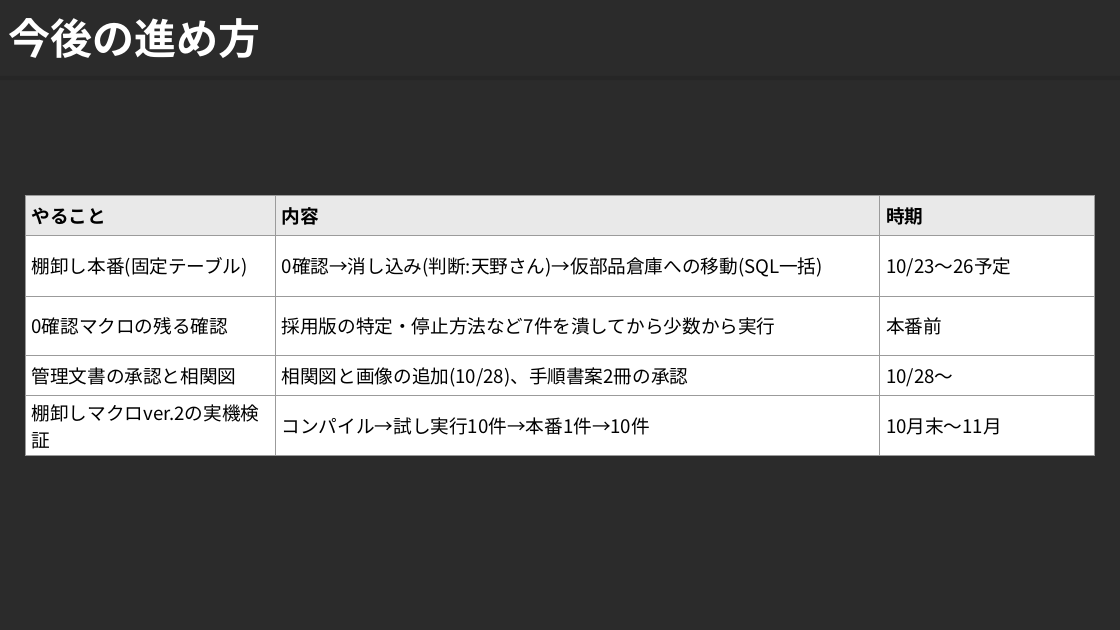
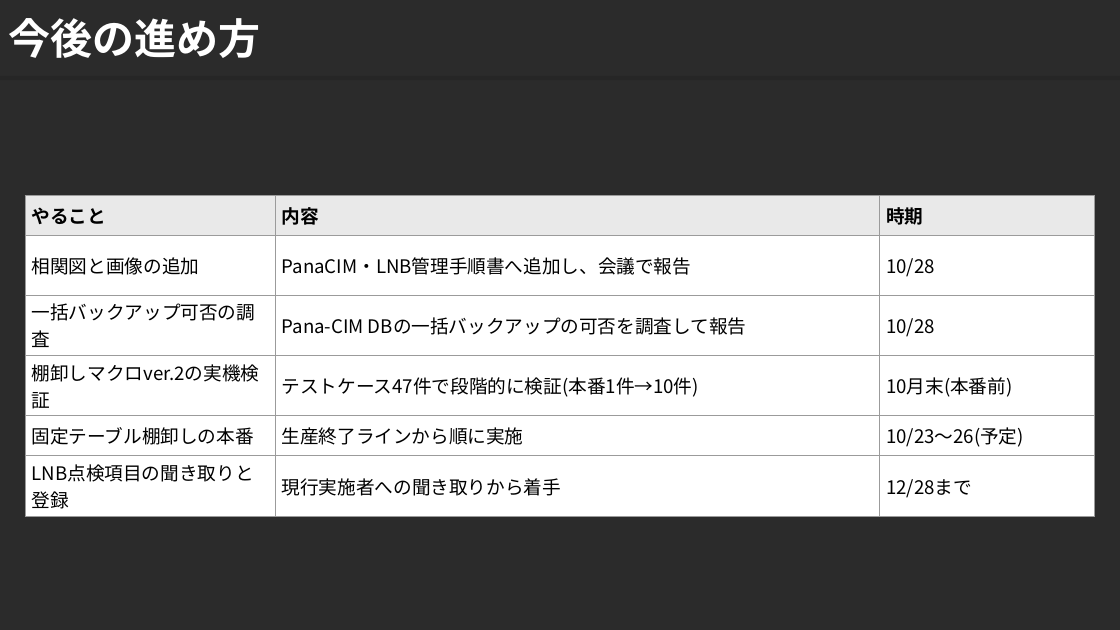
Before and after one commit to nk-shino/work_vault, a slide deck: slide 6 of workvault-sync/10_業務全般/業務報告/10月業務報告(篠原).pptx. Drawn at 1120x630 pixels with LibreOffice and Linux fonts; fonts in the diff are those of the drawing; background and template pictures are left out; a plain dark background stands for a picture behind light text. Boxes give left, top, right and bottom in pixels: in the first picture for what was removed or moved away, otherwise in the second. Text is boxed around its words. In the diff, an @@ line names an element or a change of style, - is before the commit and + after.

```diff
--- a/workvault-sync/10_業務全般/業務報告/10月業務報告(篠原).pptx
+++ b/workvault-sync/10_業務全般/業務報告/10月業務報告(篠原).pptx
@@ table at [25,196,1096,502] @@
-row 2: 棚卸し本番(固定テーブル) | 0確認→消し込み(判断:天野さん)→仮部品倉庫への移動(SQL一括) | 10/23〜26予定
-row 3: 0確認マクロの残る確認 | 採用版の特定・停止方法など7件を潰してから少数から実行 | 本番前
-row 4: 管理文書の承認と相関図 | 相関図と画像の追加(10/28)、手順書案2冊の承認 | 10/28〜
-row 5: 棚卸しマクロver.2の実機検証 | コンパイル→試し実行10件→本番1件→10件 | 10月末〜11月
+row 2: 相関図と画像の追加 | PanaCIM・LNB管理手順書へ追加し、会議で報告 | 10/28
+row 3: 一括バックアップ可否の調査 | Pana-CIM DBの一括バックアップの可否を調査して報告 | 10/28
+row 4: 棚卸しマクロver.2の実機検証 | テストケース47件で段階的に検証(本番1件→10件) | 10月末(本番前)
+row 5: 固定テーブル棚卸しの本番 | 生産終了ラインから順に実施 | 10/23〜26(予定)
+row 6: LNB点検項目の聞き取りと登録 | 現行実施者への聞き取りから着手 | 12/28まで
```
Also in this commit, not shown: 4 other slides changed, 4 other files.
